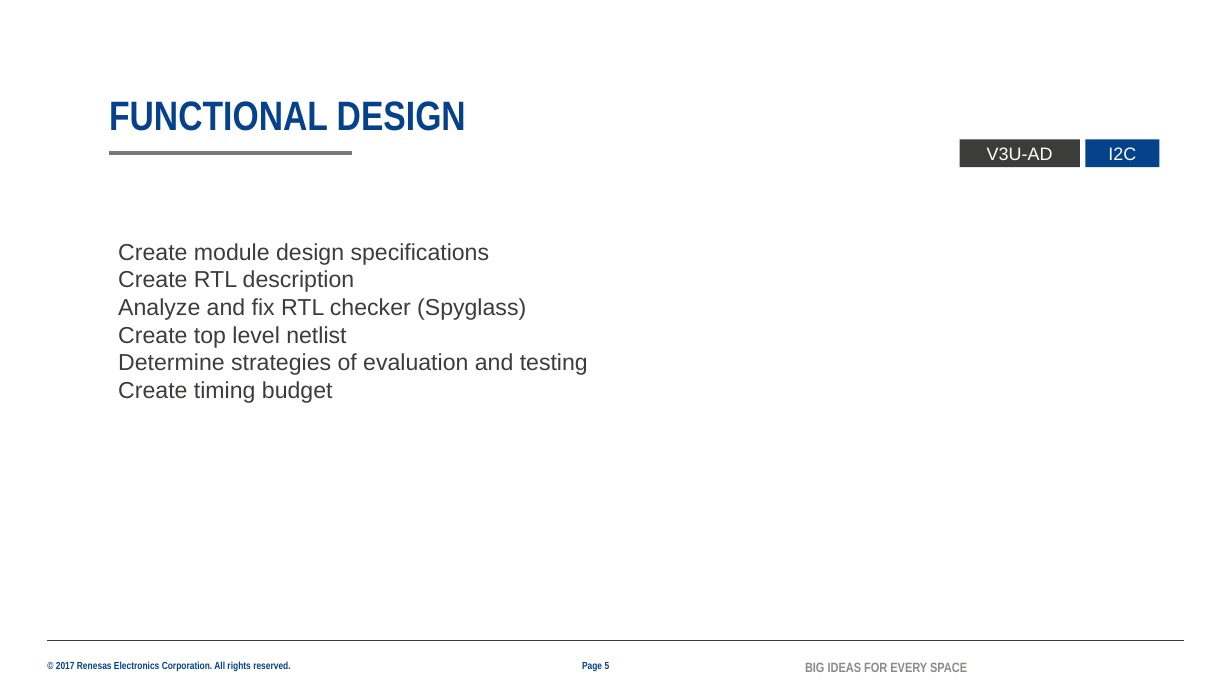
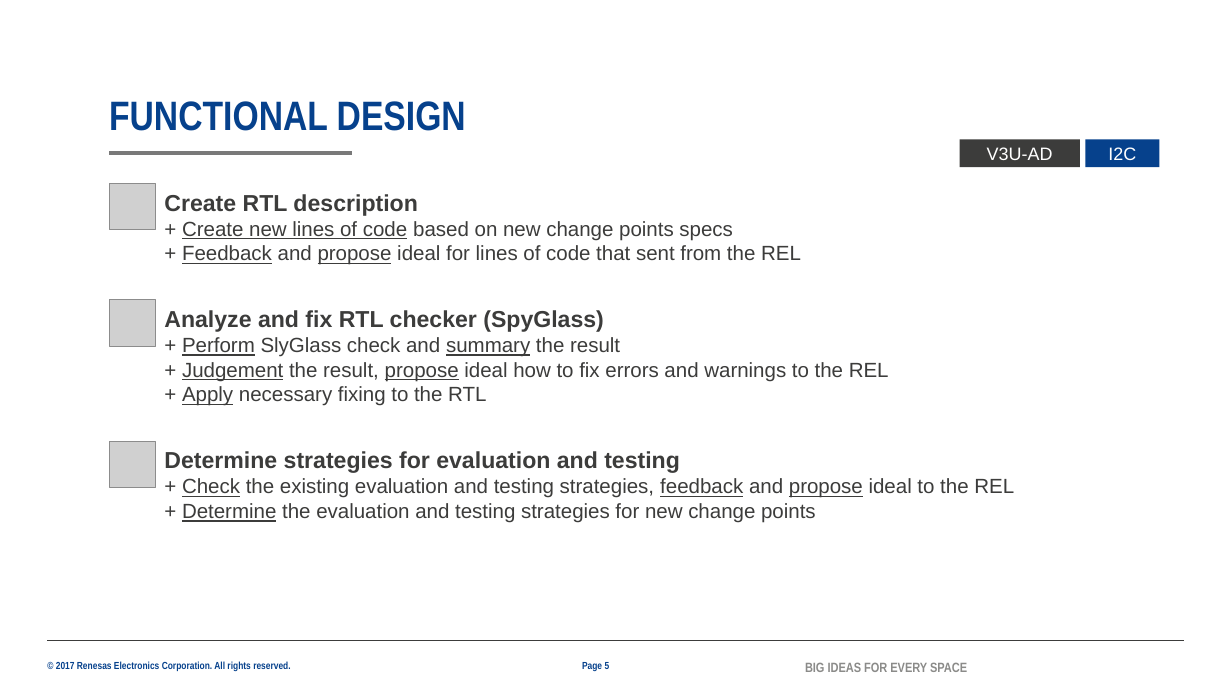
Before and after one commit to lesyhau/bridge, a slide deck: slide 5 of mms.pptx. Drawn at 1232x693 pixels with LibreOffice and Linux fonts; fonts in the diff are those of the drawing; grey boxes stand for pictures; background and template pictures are left out. Boxes give left, top, right and bottom in pixels: in the first picture for what was removed or moved away, otherwise in the second. Text is boxed around its words. In the diff, an @@ line names an element or a change of style, - is before the commit and + after.

```diff
--- a/mms.pptx
+++ b/mms.pptx
@@ picture added at [109,184,155,230] @@
@@ text added at [164,194,801,265], 16 pt, text #3C3C3B @@
+Create RTL description
++ Create new lines of code based on new change points specs
++ Feedback and propose ideal for lines of code that sent from the REL
@@ text removed at [118,243,588,403] @@
-Create module design specifications
-Create RTL description
-Analyze and fix RTL checker (Spyglass)
-Create top level netlist
-Determine strategies of evaluation and testing
-Create timing budget
@@ picture added at [109,300,155,347] @@
@@ text added at [164,310,889,406], 16 pt, text #3C3C3B @@
+Analyze and fix RTL checker (SpyGlass)
++ Perform SlyGlass check and summary the result
++ Judgement the result, propose ideal how to fix errors and warnings to the REL
++ Apply necessary fixing to the RTL
@@ picture added at [109,442,155,488] @@
@@ text added at [164,451,1014,523], 16 pt, text #3C3C3B @@
+Determine strategies for evaluation and testing
++ Check the existing evaluation and testing strategies, feedback and propose ideal to the REL
++ Determine the evaluation and testing strategies for new change points
```
Also in this commit, not shown: 4 other slides changed, 1 slide added, 1 other file.
